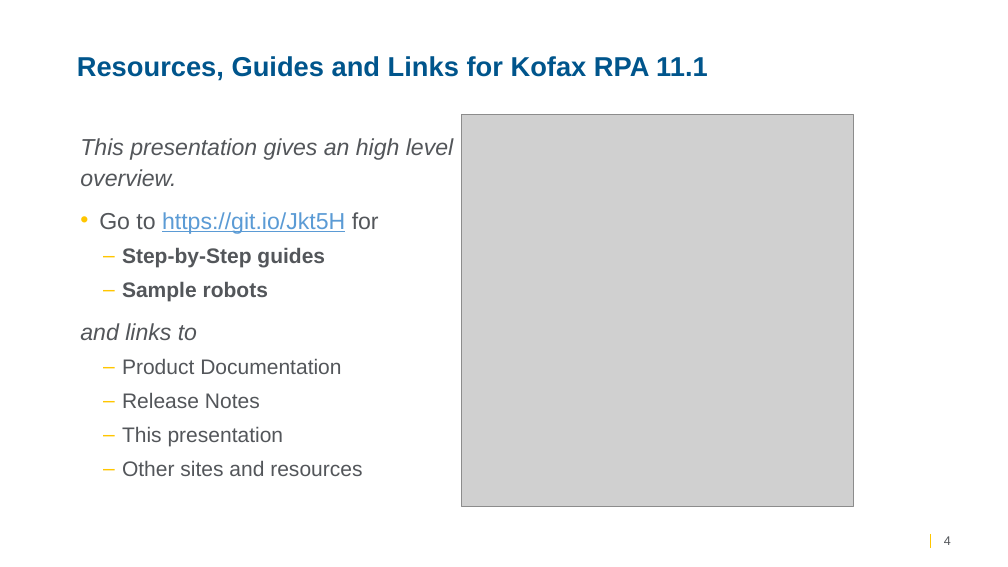
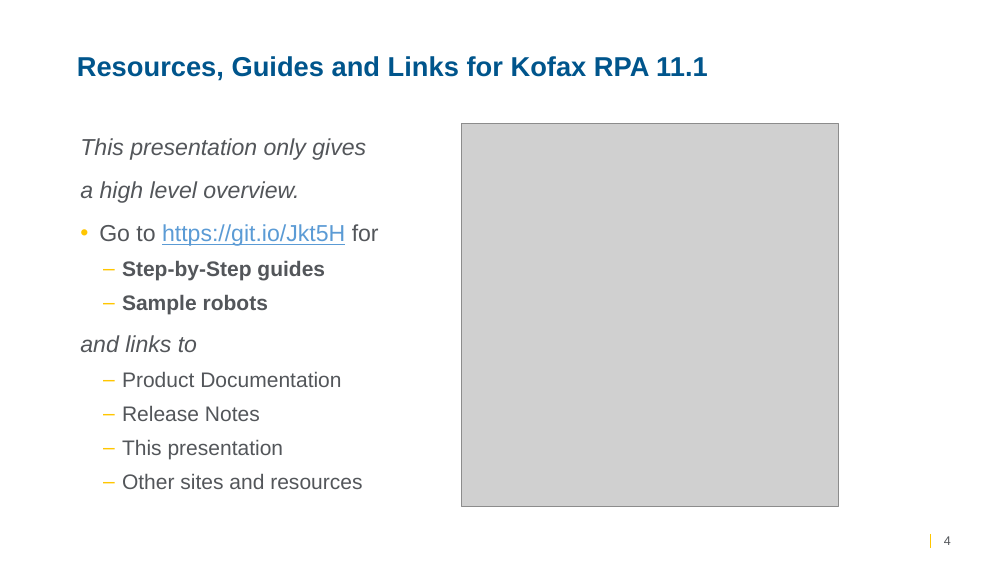
Before and after one commit to TungstenRPA/RPA-11.1, a slide deck: slide 4 of Whats new Kofax RPA 11.1 _ partner.pptx. Drawn at 1008x567 pixels with LibreOffice and Linux fonts; fonts in the diff are those of the drawing; grey boxes stand for pictures; background and template pictures are left out. Boxes give left, top, right and bottom in pixels: in the first picture for what was removed or moved away, otherwise in the second. Text is boxed around its words. In the diff, an @@ line names an element or a change of style, - is before the commit and + after.

```diff
--- a/Whats new Kofax RPA 11.1 _ partner.pptx
+++ b/Whats new Kofax RPA 11.1 _ partner.pptx
@@ text at bbox=[80, 138, 366, 203]: text changed @@
-This presentation gives an high level overview.
+This presentation only gives
+a high level overview.
@@ picture: place and size @@
-picture at bbox=[461, 114, 853, 506]
+picture at bbox=[461, 123, 839, 506]
```
Also in this commit, not shown: 14 other slides changed, 1 slide added.
